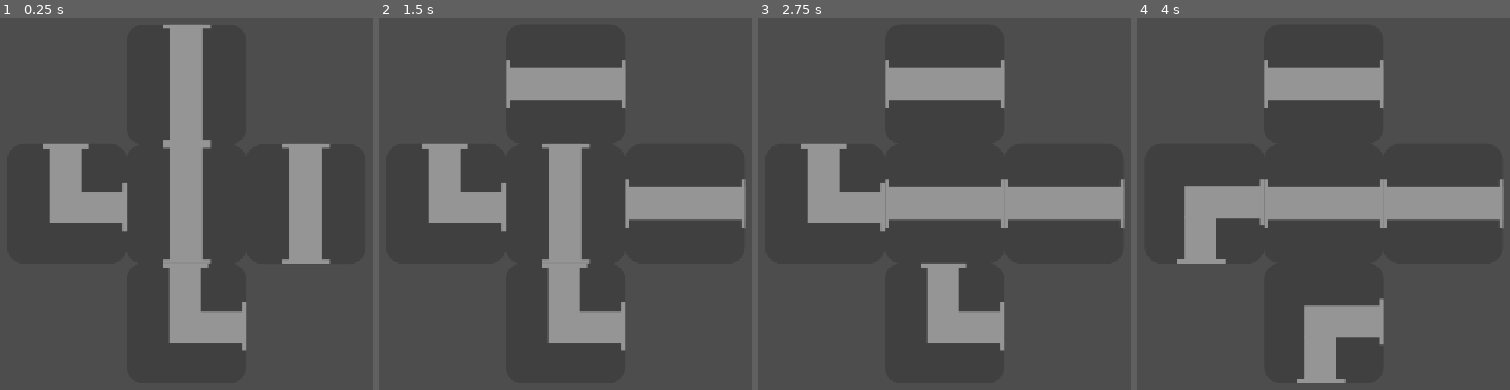
Above: before the commit, frames 1-4 (left to right).
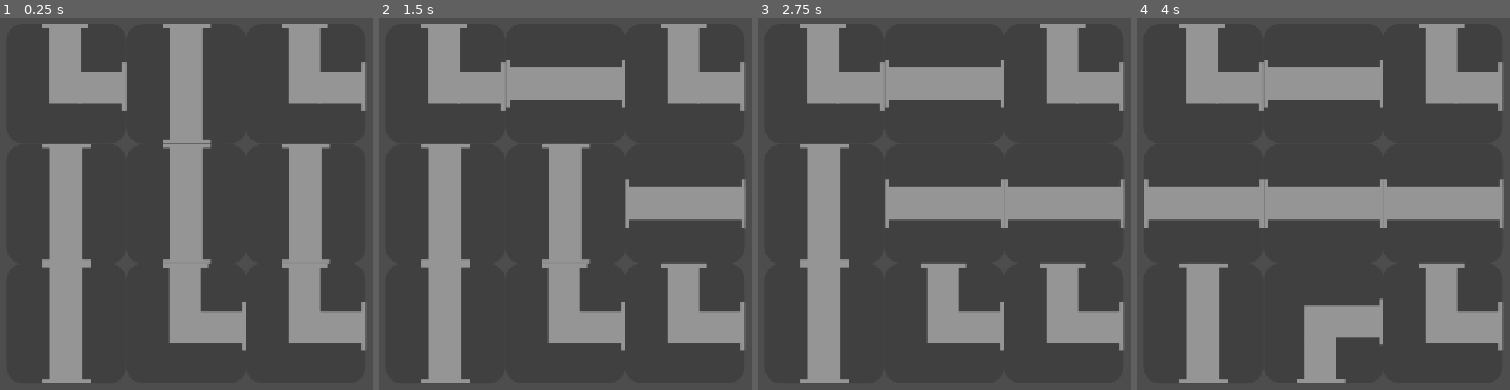
Above: after the commit, the same moments.

Repository: AmossLee274/67
Game: Godot game, scene res://task_2.tscn
Same seed, same stepped clock (60 frames per second), same inputs: the game is played once before the commit and once after it. This scene is started directly instead of the project's main scene.
Inputs (mouse positions are in pixels of both pictures, inside the frame that each line leads up to):
- Up to frame 1 (0.25 s): no input
- Up to frame 2 (1.5 s): tap Enter at 0.5 s; move the mouse to (565, 84) at 0.52 s; click (565, 84) at 0.6 s; tap Space at 1.25 s; move the mouse to (684, 204) at 1.27 s; click (684, 204) at 1.35 s
- Up to frame 3 (2.75 s): tap Enter at 2 s; move the mouse to (944, 204) at 2.02 s; click (944, 204) at 2.1 s
- Up to frame 4 (4 s): tap Space at 2.75 s; move the mouse to (1323, 323) at 2.77 s; click (1323, 323) at 2.85 s; tap Enter at 3.5 s; move the mouse to (1204, 204) at 3.52 s; click (1204, 204) at 3.6 s

The runs differ from the first frame. In frame 1, 14% of the frame differs, in the area x 11-98%, y 1-99%; in frame 2, 14%; in frame 3, 14%; in frame 4, 14%, in the area x 1-98%, y 1-99%.

Commit message:
Task done

Diff:
--- a/task_2.gd
+++ b/task_2.gd
@@ -1,9 +1,9 @@
-
-
 extends Node2D
 
 
 var pipes = []
+
+const GRID_SIZE = 3
 
 
 func find_neighbors(pipe) -> Array:
@@ -39,31 +39,96 @@
 
 	return null
 
+
+# ADDED
+func check_connection(pipe, other_pipe) -> bool:
+	var difference = other_pipe.grid_position - pipe.grid_position
+
+	if difference == Vector2i(-1, 0):
+		return pipe.left and other_pipe.right
+
+	elif difference == Vector2i(1, 0):
+		return pipe.right and other_pipe.left
+
+	elif difference == Vector2i(0, -1):
+		return pipe.up and other_pipe.down
+
+	elif difference == Vector2i(0, 1):
+		return pipe.down and other_pipe.up
+
+	return false
+
+
+func check_puzzle() -> bool:
+	for pipe in pipes:
+
+		var neighbors = find_neighbors(pipe)
+
+		for other_pipe in neighbors:
+
+			if not check_connection(pipe, other_pipe):
+				return false
+
+	return true
+
+
 func _ready() -> void:
+
+
 	$Straight.grid_position = Vector2i(0, -1)
 	$Straight2.grid_position = Vector2i(1, 0)
 	$Curved.grid_position = Vector2i(0, 1)
-	$Curved2.grid_position = Vector2i(-1, 0)
+	$Straight4.grid_position = Vector2i(-1, 0)
 	$Straight3.grid_position = Vector2i(0, 0)
+	$Curved3.grid_position = Vector2i(-1, -1)
+	$Straight5.grid_position = Vector2i(-1, 1)
+	$Curved2.grid_position = Vector2i(1, 1)
+	$Curved4.grid_position = Vector2i(1, -1)
 
-	pipes = [$Straight, $Straight2, $Curved, $Curved2, $Straight3]
+
+	pipes = [$Straight, $Straight2, $Curved, $Curved2, $Straight3, $Curved3, $Straight5, $Curved2, $Curved4]
+
 
 func _process(delta: float) -> void:
-	pass
+
+
+
+	if $Straight.down and $Straight3.up == true:
+		print("connected")
+
+	if $Curved2.right and $Straight3.left == true:
+		print("connected")
+
+	if $Curved.up and $Straight3.down == true:
+		print("connected")
+
+	if $Straight2.left and $Straight3.right == true:
+		print("connected")
+
+
+
+
+
+	if check_puzzle():
+		print("PUZZLE SOLVED!")
 
 
 func _input(event: InputEvent) -> void:
+
 	if event is InputEventMouseButton:
+
 		if event.button_index == MOUSE_BUTTON_LEFT and event.pressed:
 
 			var clicked_pipe = get_clicked_pipe()
 
 			if clicked_pipe:
+
 				print("Clicked: ", clicked_pipe.name)
 
 				var neighbors = find_neighbors(clicked_pipe)
 
 				for pipe in neighbors:
+
 					var difference = pipe.grid_position - clicked_pipe.grid_position
 
 					if difference == Vector2i(-1, 0):
@@ -77,3 +142,7 @@
 
 					elif difference == Vector2i(0, 1):
 						print("Bottom neighbour = ", pipe.grid_position)
+
+					# ADDED
+					if check_connection(clicked_pipe, pipe):
+						print("These pipes are connected!")
--- a/task_2.tscn
+++ b/task_2.tscn
@@ -7,10 +7,6 @@
 [node name="Task 2" type="Node2D" unique_id=995482434]
 script = ExtResource("1_erq8f")
 
-[node name="Straight" parent="." unique_id=976443151 instance=ExtResource("2_md183")]
-position = Vector2(556.99994, 152)
-scale = Vector2(0.77, 0.77)
-
 [node name="Straight2" parent="." unique_id=332857186 instance=ExtResource("2_md183")]
 position = Vector2(728.99994, 323.99997)
 scale = Vector2(0.77, 0.77)
@@ -19,10 +15,30 @@
 position = Vector2(557, 323.99997)
 scale = Vector2(0.77, 0.77)
 
+[node name="Straight4" parent="." unique_id=976443151 instance=ExtResource("2_md183")]
+position = Vector2(384, 324.00003)
+scale = Vector2(0.77, 0.77)
+
+[node name="Straight" parent="." unique_id=1755799660 instance=ExtResource("2_md183")]
+position = Vector2(557, 151.00005)
+scale = Vector2(0.77, 0.77)
+
+[node name="Straight5" parent="." unique_id=1815697566 instance=ExtResource("2_md183")]
+position = Vector2(384.00003, 496)
+scale = Vector2(0.77, 0.77)
+
 [node name="Curved" parent="." unique_id=440273220 instance=ExtResource("3_lfjqd")]
 position = Vector2(556.99994, 495.99997)
 scale = Vector2(0.77, 0.77)
 
-[node name="Curved2" parent="." unique_id=1353043811 instance=ExtResource("3_lfjqd")]
-position = Vector2(385, 324)
+[node name="Curved4" parent="." unique_id=1799509463 instance=ExtResource("3_lfjqd")]
+position = Vector2(729.00006, 496.00003)
 scale = Vector2(0.77, 0.77)
+
+[node name="Curved2" parent="." unique_id=625333788 instance=ExtResource("3_lfjqd")]
+position = Vector2(729.00006, 151.00002)
+scale = Vector2(0.77, 0.77)
+
+[node name="Curved3" parent="." unique_id=1549767154 instance=ExtResource("3_lfjqd")]
+position = Vector2(384.00003, 151.00002)
+scale = Vector2(0.77, 0.77)
